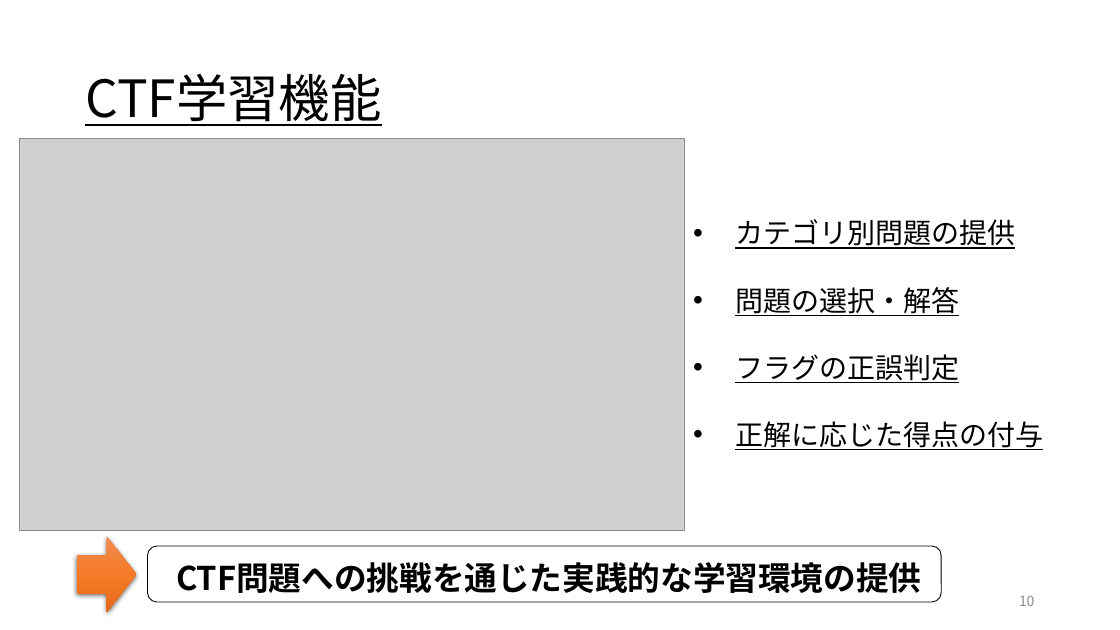
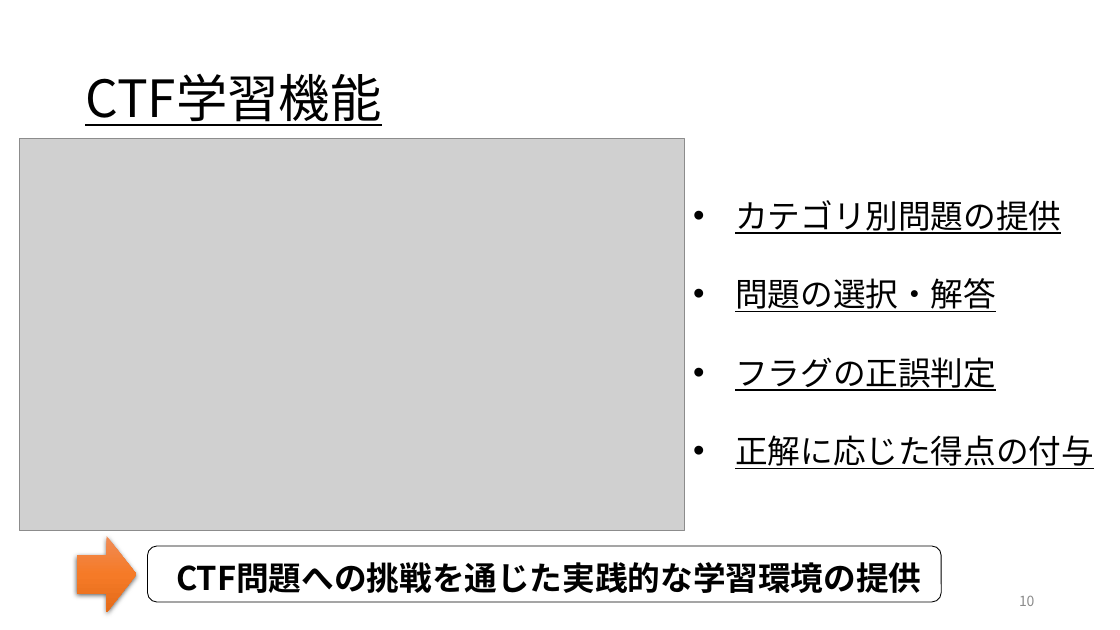
Before and after one commit to kuwaChang/kuwaCTF, a slide deck: slide 10 of 2026-10-15-j123109桑原光太朗.pptx. Drawn at 1120x630 pixels with LibreOffice and Linux fonts; fonts in the diff are those of the drawing; grey boxes stand for pictures. Boxes give left, top, right and bottom in pixels: in the first picture for what was removed or moved away, otherwise in the second. Text is boxed around its words. In the diff, an @@ line names an element or a change of style, - is before the commit and + after.

```diff
--- a/2026-10-15-j123109桑原光太朗.pptx
+++ b/2026-10-15-j123109桑原光太朗.pptx
@@ text "カテゴリ別問題の提供": place and size @@
-text "カテゴリ別問題の提供" at (735, 219, 1043, 450)
+text "カテゴリ別問題の提供" at (735, 200, 1094, 469)
@@ text "カテゴリ別問題の提供" at (735, 200, 1094, 469): size 24 to 28 pt @@
```
Also in this commit, not shown: 10 other slides changed, 1 other file.
